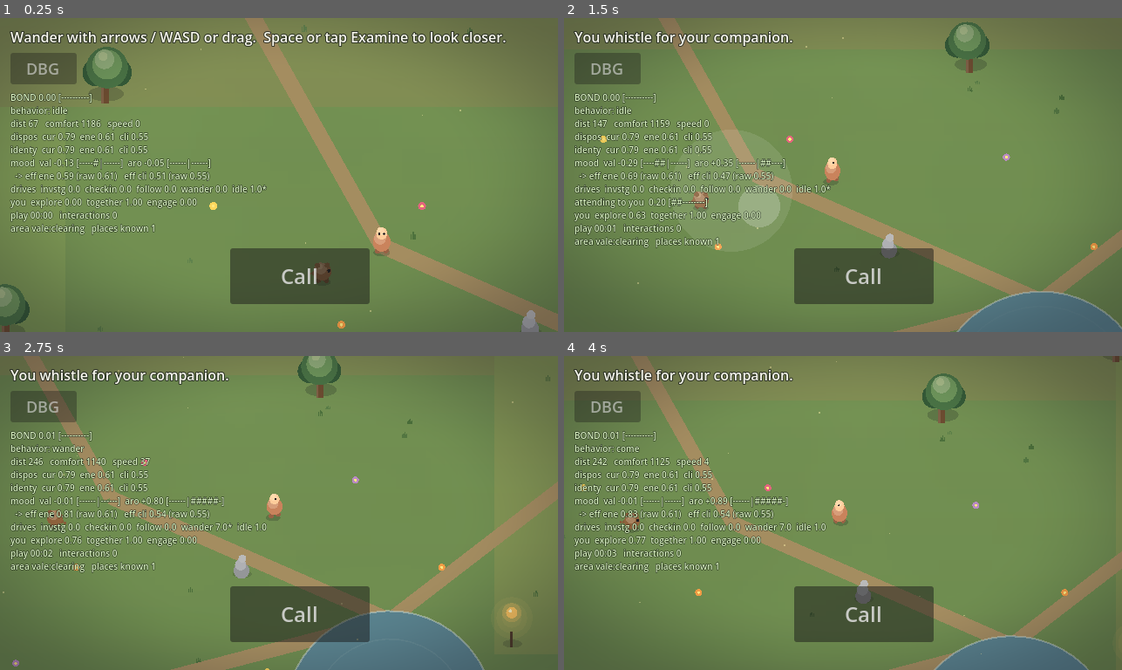
Above: before the commit, frames 1-4 (two rows, left to right).
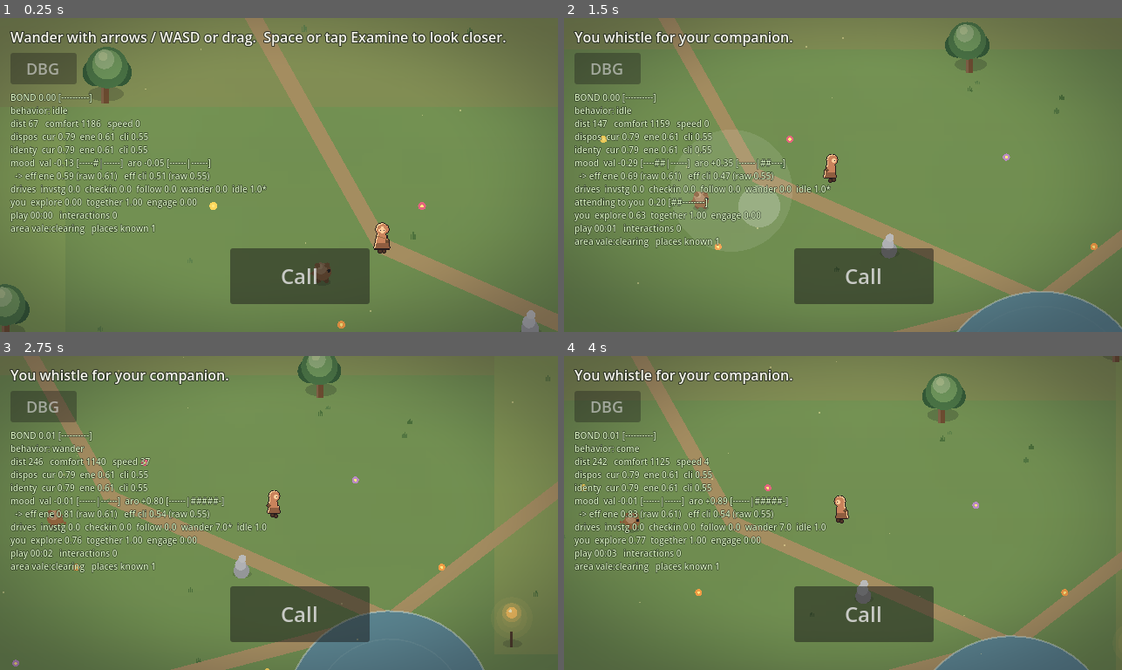
Above: after the commit, the same moments.

Repository: maximusunc/pokepals
Game: Godot game, scene res://scenes/world.tscn
The game is run twice, just before and just after one commit, with the same random seed, the same clock (stepped at 60 frames per second) and the same inputs.
Inputs (mouse positions are in pixels of both pictures, inside the frame that each line leads up to):
- Up to frame 1 (0.25 s): no input
- Up to frame 2 (1.5 s): tap Enter (ui_accept) at 0.5, 0.77 s; move the mouse to (965, 159) at 0.52 s; hold Right (ui_right) 0.53-1.25 s; tap C at 0.6 s; click (965, 159) at 0.67 s; drag from (731, 190) to (815, 237) at 1.27 s
- Up to frame 3 (2.75 s): move the mouse to (334, 443) at 2.02 s; hold Right (ui_right) from 2.03 s (still down); tap C at 2.1 s
- Up to frame 4 (4 s): release Right (ui_right) at 2.75 s; drag from (815, 575) to (675, 465) at 2.77 s; move the mouse to (1010, 560) at 3.52 s; hold Left (ui_left) from 3.53 s (still down); tap C at 3.6 s; tap Enter (ui_accept) at 3.77 s

The runs differ from the first frame. In frame 1, 0.3% of the frame differs, in the area x 66-70%, y 65-76%; in frame 2, 0.2%; in frame 3, 0.2%; in frame 4, 0.2%.

Commit message:
player: add Hooded Wanderer pixel-art sprite
Give the player a real identity instead of the procedural blob: a small
cloaked traveler, directional and animated.

- gen_player_sprite.py: dependency-free generator that authors the look as a
  small palette + composable primitives and writes a 128x96 sheet (32x32
  frames; rows = down/side/up facing, cols = a 4-frame walk cycle). --preview
  prints the frames as ASCII so the silhouette can be checked without Godot.
- sprite_actor.gd: presentation-only directional/animated draw helper (the
  sprite counterpart to VectorActor) — picks row by facing, flips side->left,
  advances the walk cycle by speed/time, anchored bottom-centre.
- player_controller: route drawing through SpriteActor when a sheet is present
  (procedural fallback intact); nearest-neighbour filtering on the node so the
  pixels stay crisp without affecting the procedural world.
- art.json: player -> sprite + frame/fps/walk/dirs metadata (body/accent kept
  for the procedural fallback).

Co-Authored-By: Claude Opus 4.8 (1M context) <noreply@anthropic.com>
Claude-Session: https://claude.ai/code/session_01AKS3wjesD5ZtUeiRzvN93h

Diff:
--- a/pokepals/data/art.json
+++ b/pokepals/data/art.json
@@ -13,7 +13,7 @@
 	},
 	"light": { "dir": [-0.45, -0.89], "rim_strength": 0.22, "shadow_alpha": 0.20 },
 	"characters": {
-		"player": { "render": "procedural", "sprite": "", "body": [0.76, 0.52, 0.40], "accent": [0.96, 0.81, 0.67], "width": 0.9 },
+		"player": { "render": "sprite", "sprite": "res://assets/sprites/player.png", "frame": [32, 32], "fps": 8, "walk_frames": 4, "idle_frame": 0, "dirs": { "down": 0, "side": 1, "up": 2 }, "body": [0.76, 0.52, 0.40], "accent": [0.96, 0.81, 0.67], "width": 0.9 },
 		"companion": { "render": "procedural", "sprite": "", "body": [0.55, 0.40, 0.27], "accent": [0.72, 0.56, 0.38] }
 	},
 	"entities": {
--- a/pokepals/scripts/presentation/player_controller.gd
+++ b/pokepals/scripts/presentation/player_controller.gd
@@ -34,6 +34,10 @@
 
 
 func _ready() -> void:
+	# Crisp pixel art: nearest-neighbour sampling on this node only, so the dropped-in
+	# sprite stays sharp when the 640x360 view is scaled up — without touching how the
+	# procedural world is filtered.
+	texture_filter = CanvasItem.TEXTURE_FILTER_NEAREST
 	if joystick_path != NodePath(""):
 		_joystick = get_node_or_null(joystick_path)
 	if _style == null:
@@ -84,10 +88,15 @@
 
 
 func _draw() -> void:
+	var cfg := _style.character("player")
 	if _sprite_tex != null:
-		SpriteSlot.draw(self, _sprite_tex)
+		# Directional, animated drop-in art (e.g. the Hooded Wanderer sheet).
+		SpriteActor.draw(self, _sprite_tex, {
+			"facing": _facing,
+			"speed": velocity.length(),
+			"time": _time,
+		}, cfg)
 		return
-	var cfg := _style.character("player")
 	VectorActor.draw(self, _style, {
 		"facing": _facing,
 		"speed": velocity.length(),
--- /dev/null
+++ b/pokepals/scripts/presentation/sprite_actor.gd
@@ -0,0 +1,66 @@
+class_name SpriteActor
+extends RefCounted
+## Draws one frame of a directional, animated character sheet — the sprite counterpart
+## to VectorActor. Pure presentation: handed the actor's facing/speed/time each frame, it
+## picks the right row (facing) and column (walk phase) and blits it, anchored bottom-centre
+## so feet sit on the ground exactly like SpriteSlot/VectorActor.
+##
+## Sheet convention (see tools/gen_player_sprite.py):
+##   rows = facings: "down", "side", "up"   (left = the "side" row drawn flipped)
+##   cols = a walk cycle; column 0 doubles as the idle pose.
+##
+## All metadata lives in art.json so the look stays data-driven. A malformed/short sheet
+## degrades gracefully (clamped frames), keeping the silent-fallback discipline.
+
+const MOVE_GATE := 8.0   # matches PlayerView's walk gate (player_controller.gd)
+
+
+## cfg keys (from art.json's character entry):
+##   frame:[w,h], fps:float, walk_frames:int, idle_frame:int, dirs:{down,side,up -> row}
+static func draw(ci: CanvasItem, tex: Texture2D, params: Dictionary, cfg: Dictionary) -> void:
+	var facing: Vector2 = params.get("facing", Vector2.DOWN)
+	var speed: float = params.get("speed", 0.0)
+	var t: float = params.get("time", 0.0)
+
+	var frame: Array = cfg.get("frame", [32, 32])
+	var fw := int(frame[0])
+	var fh := int(frame[1])
+	var sheet := tex.get_size()
+	var cols_total := maxi(1, int(sheet.x) / fw)
+	var rows_total := maxi(1, int(sheet.y) / fh)
+
+	# Which way are we facing? Same few facts VectorActor derives, so the two looks agree.
+	var fdir := facing
+	if fdir.length() < 0.01:
+		fdir = Vector2.DOWN
+	fdir = fdir.normalized()
+	var dirs: Dictionary = cfg.get("dirs", {"down": 0, "side": 1, "up": 2})
+	var row := int(dirs.get("down", 0))
+	var flip := false
+	if fdir.y < -0.5:
+		row = int(dirs.get("up", 2))
+	elif absf(fdir.x) > 0.35:
+		row = int(dirs.get("side", 1))
+		flip = fdir.x < 0.0   # the sheet faces right; mirror it for left
+	else:
+		row = int(dirs.get("down", 0))
+	row = clampi(row, 0, rows_total - 1)
+
+	# Walk cycle: advance with time when moving, hold the idle pose when still.
+	var walk_frames := clampi(int(cfg.get("walk_frames", cols_total)), 1, cols_total)
+	var idle_frame := clampi(int(cfg.get("idle_frame", 0)), 0, walk_frames - 1)
+	var fps: float = cfg.get("fps", 8.0)
+	var col := idle_frame
+	if speed > MOVE_GATE:
+		col = int(t * fps) % walk_frames
+
+	var region := Rect2(col * fw, row * fh, fw, fh)
+	# Anchor bottom-centre at the node origin (feet on the ground), like SpriteSlot.draw.
+	var dest := Rect2(-fw * 0.5, 8.0 - fh, fw, fh)
+	if flip:
+		# Mirror around the origin via a scale transform (reliable, unlike a negative Rect2).
+		ci.draw_set_transform(Vector2.ZERO, 0.0, Vector2(-1.0, 1.0))
+		ci.draw_texture_rect_region(tex, dest, region)
+		ci.draw_set_transform(Vector2.ZERO, 0.0, Vector2.ONE)
+	else:
+		ci.draw_texture_rect_region(tex, dest, region)
Binary file added: pokepals/assets/sprites/player.png
Not shown, added: pokepals/assets/sprites/player.png.import
Not shown, added: pokepals/tools/gen_player_sprite.py
